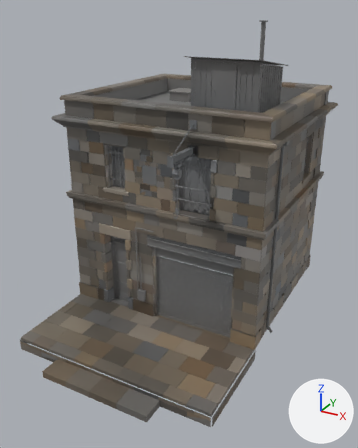
What one commit did to the glTF model unity/AthenHill/Assets/AthenHill/Art/WardShops/Models/Salvage_LOD1.glb.
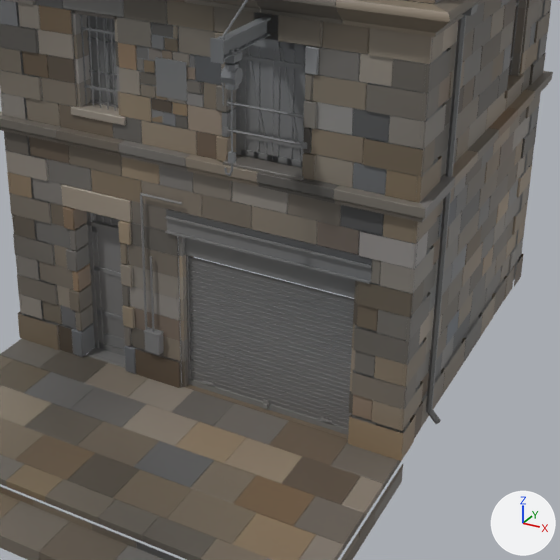
Each version is shown whole from a camera (50 mm lens) standing at (8.49, -13.99, 11.65) and looking at (0.29, 0.92, 4.2), then close up on the part from 20% to 91% of the width and 31% to 88% of the height. Every picture has the same lights, and +X, +Y and +Z are marked at lower right. The first two pictures are the older version. Vertices at exactly the same position are counted once.

The first close-up shows 'Salvage_Glass_LOD1', 'Salvage_Masonry_LOD1', 'Salvage_Metal_LOD1', 'Salvage_Porch_LOD1', 'Salvage_Trim_LOD1'.
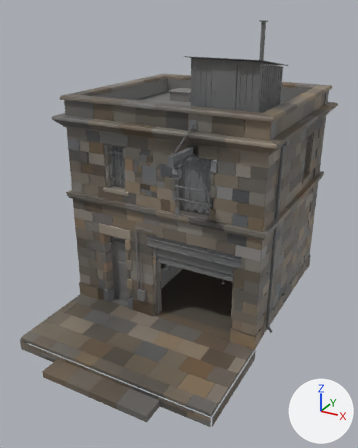
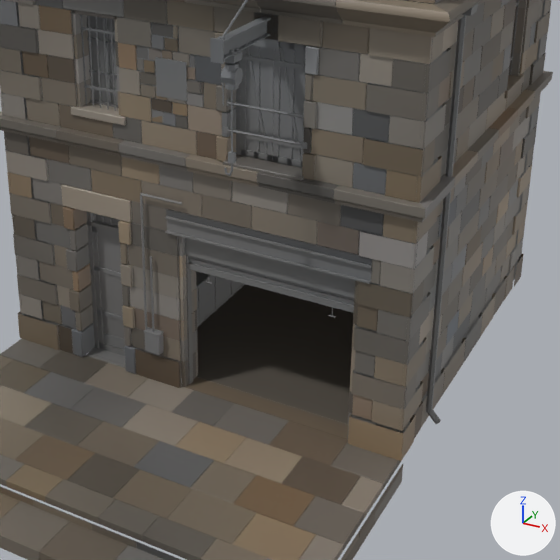
Changed parts and their boxes (x1, y1, x2, y2) in the close-ups (560 x 560 px; the box of a moved part takes in the faces that stretch with it):
'Salvage_Metal_LOD1', reshaped
    before: (80, 0, 519, 435)
    after: (80, 0, 519, 424)
'Salvage_InteriorFloor_LOD1', added
    after: (181, 284, 354, 424)
'Salvage_InteriorMetal_LOD1', added (mostly hidden)
    after: (136, 142, 245, 327)
    faces in mat_ws_containerrust: (200, 276, 215, 321)
    faces in mat_vh_steel: (196, 274, 245, 327)
    faces in mat_ws_cladteal: (217, 277, 231, 307)
    faces in mat_ws_paintolive: (197, 281, 243, 324)
'Salvage_InteriorMasonry_LOD1', added (mostly hidden)
    after: (178, 246, 198, 377)
'Salvage_InteriorDeck_LOD1', added (mostly hidden)
    after: (113, 137, 360, 281)
part 1 of me_salvage_metal_lod1, moved or reshaped
    before: (190, 379, 348, 435)
    after: (187, 262, 354, 313)
part 2 of me_salvage_metal_lod1, added
    after: (188, 255, 354, 305)
part 3 of me_salvage_metal_lod1, deleted
    before: (188, 256, 354, 428)
part 4 of me_salvage_metal_lod1, deleted
    before: (263, 399, 269, 410)

What changed in the scene script:
```text
Add mat_ws_paintochre:
    mat_ws_paintochre = bpy.data.materials.new('WS_PaintOchre')
    # nodes: BsdfPrincipled, Mix, OutputMaterial, VertexColor
    # colours: white #e7e7e7, mixed with the vertex colours
Add mat_vh_dark:
    mat_vh_dark = bpy.data.materials.new('VH_Dark')
    # nodes: BsdfPrincipled, Mix, OutputMaterial, VertexColor
    # colours: white #e7e7e7, mixed with the vertex colours
Add mat_vh_rubber:
    mat_vh_rubber = bpy.data.materials.new('VH_Rubber')
    # nodes: BsdfPrincipled, Mix, OutputMaterial, VertexColor
    # colours: white #e7e7e7, mixed with the vertex colours
Add mat_ss_enamel:
    mat_ss_enamel = bpy.data.materials.new('SS_Enamel')
    # nodes: BsdfPrincipled, Mix, OutputMaterial, VertexColor
    # colours: white #e7e7e7, mixed with the vertex colours
Add mat_ws_containerrust:
    mat_ws_containerrust = bpy.data.materials.new('WS_ContainerRust')
    # nodes: BsdfPrincipled, Mix, OutputMaterial, VertexColor
    # colours: white #e7e7e7, mixed with the vertex colours
Add mat_ws_cladteal:
    mat_ws_cladteal = bpy.data.materials.new('WS_CladTeal')
    # nodes: BsdfPrincipled, Mix, OutputMaterial, VertexColor
    # colours: white #e7e7e7, mixed with the vertex colours
Add mat_ss_timber:
    mat_ss_timber = bpy.data.materials.new('SS_Timber')
    # nodes: BsdfPrincipled, Mix, OutputMaterial, VertexColor
    # colours: white #e7e7e7, mixed with the vertex colours
Change me_salvage_metal_lod1:
    remove me_salvage_metal_lod1.from_pydata(...)  # 2668 vertices, 4424 faces; spans x -3.7..4.16, y -1.55..6.84, z 0.5..11.24
    add me_salvage_metal_lod1.from_pydata(...)  # 2514 vertices, 4116 faces; spans x -3.7..4.16, y -1.55..6.84, z 0.5..11.24
    me_salvage_metal_lod1 part 1: the loose piece of 8 vertices spanning x -0.2..2.9, y 0.08..0.15, z 0.51..0.62 is moved by (0.0, 0.0, 2.36)
    me_salvage_metal_lod1 part 2: a new loose piece of 14 vertices spanning x -0.2..2.9, y 0.1..0.14, z 2.98..3.15, in mat_ws_shutter
    me_salvage_metal_lod1 part 3: the loose piece of 176 vertices spanning x -0.2..2.9, y 0.1..0.14, z 0.62..3.09 is deleted
    me_salvage_metal_lod1 part 4: the loose piece of 8 vertices spanning x 1.3..1.4, y 0.06..0.08, z 0.52..0.7 is deleted
    other edits to the shape of me_salvage_metal_lod1 do not show in these pictures
    remove me_salvage_metal_lod1.materials.append(mat_vh_brass)
Add ob_salvage_interiormetal_lod1:
    ob_salvage_interiormetal_lod1 = bpy.data.objects.new('Salvage_InteriorMetal_LOD1', me_salvage_interiormetal_lod1)  # 922 vertices, 1434 faces; spans x -3.38..3.28, y 0.3..6.6, z 0.5..4.45
    ob_salvage_interiormetal_lod1.location = (0.0, 0.0, 0.0)
Add ob_salvage_interiormasonry_lod1:
    ob_salvage_interiormasonry_lod1 = bpy.data.objects.new('Salvage_InteriorMasonry_LOD1', me_salvage_interiormasonry_lod1)  # 644 vertices, 1052 faces; spans x -3.42..3.42, y 0.34..6.52, z 0.5..4.45
    ob_salvage_interiormasonry_lod1.location = (0.0, 0.0, 0.0)
Add ob_salvage_interiorfloor_lod1:
    ob_salvage_interiorfloor_lod1 = bpy.data.objects.new('Salvage_InteriorFloor_LOD1', me_salvage_interiorfloor_lod1)  # 32 vertices, 44 faces; spans x -3.44..3.44, y 0.34..6.54, z 0.38..0.51
    ob_salvage_interiorfloor_lod1.location = (0.0, 0.0, 0.0)
Add ob_salvage_interiordeck_lod1:
    ob_salvage_interiordeck_lod1 = bpy.data.objects.new('Salvage_InteriorDeck_LOD1', me_salvage_interiordeck_lod1)  # 16 vertices, 22 faces; spans x -3.38..3.38, y 0.42..6.48, z 1.5..4.49
    ob_salvage_interiordeck_lod1.location = (0.0, 0.0, 0.0)
```
